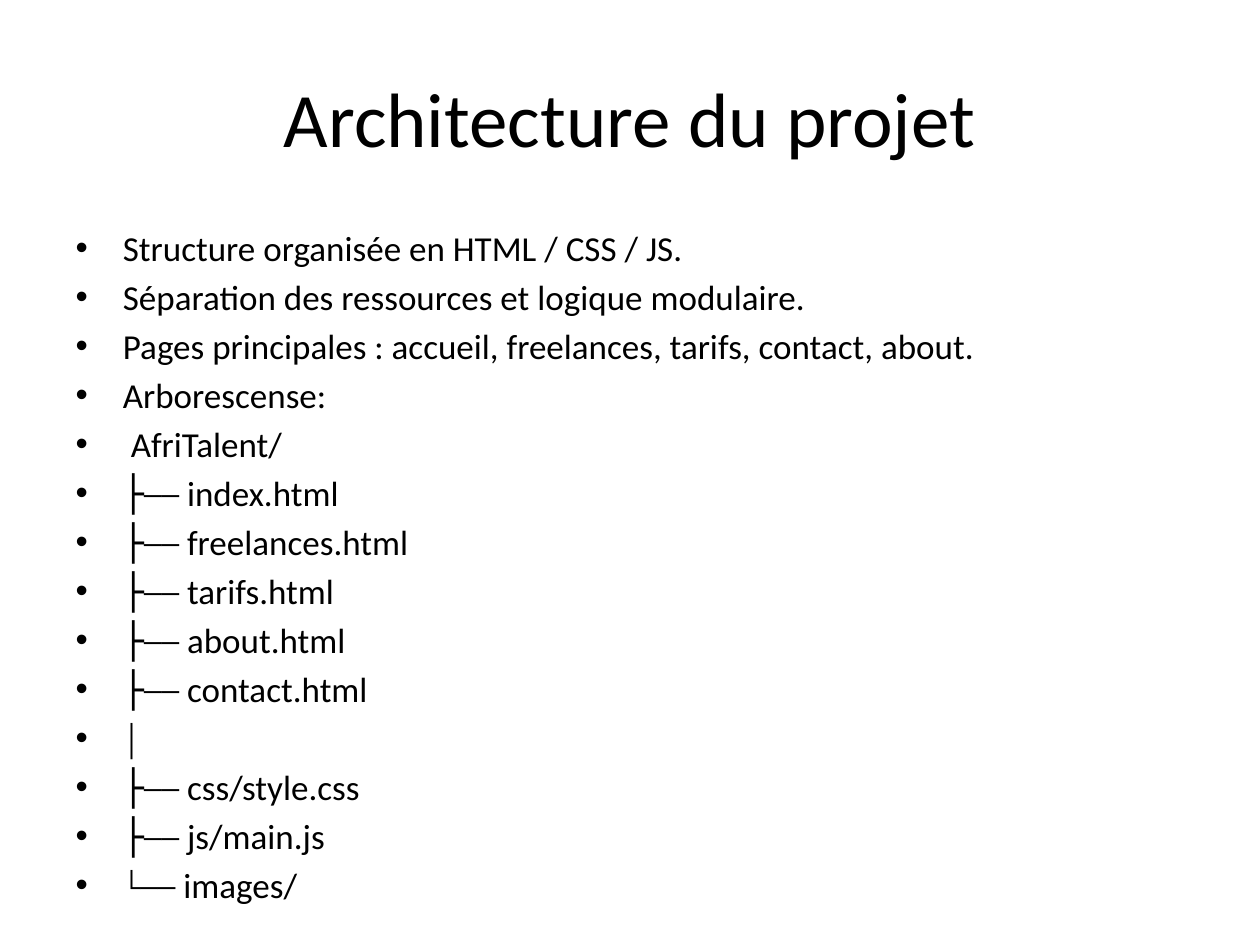
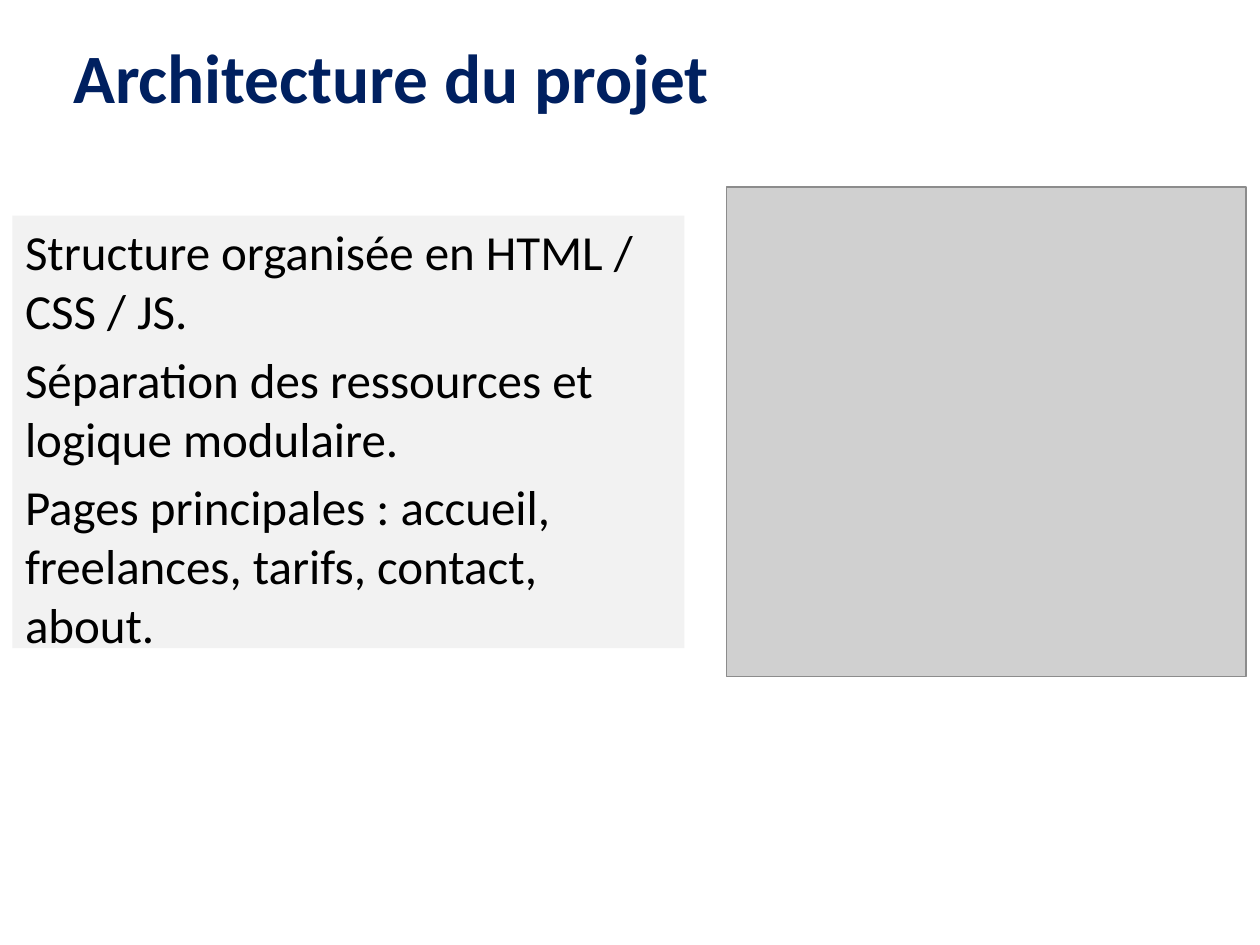
Before and after one commit to sophiesticated221/TIMERA-OUMOULKHAIRI-AfriTalent, a slide deck: slide 6 of docs/TIMERA_OUMOULKHAIRI_Presentation.pptx. Drawn at 1260x945 pixels with LibreOffice and Linux fonts; fonts in the diff are those of the drawing; grey boxes stand for pictures. Boxes give left, top, right and bottom in pixels: in the first picture for what was removed or moved away, otherwise in the second. Text is boxed around its words. In the diff, an @@ line names an element or a change of style, - is before the commit and + after.

```diff
--- a/docs/TIMERA_OUMOULKHAIRI_Presentation.pptx
+++ b/docs/TIMERA_OUMOULKHAIRI_Presentation.pptx
@@ title "Architecture du projet": place and size @@
-title "Architecture du projet" at (284,93,975,161)
+title "Architecture du projet" at (73,54,708,115)
@@ title "Architecture du projet" at (73,54,708,115): size 44 to 39.6 pt, text colour #000000 to #002060, bold on @@
@@ picture added at (726,186,1245,677) @@
@@ rectangle added at (13,215,684,648), fill #F2F2F2, 28 pt, text #000000 @@
+Structure organisée en HTML / CSS / JS.
+Séparation des ressources et logique modulaire.
+Pages principales : accueil, freelances, tarifs, contact, about.
@@ text removed at (123,237,974,855) @@
-• Structure organisée en HTML / CSS / JS.
-• Séparation des ressources et logique modulaire.
-• Pages principales : accueil, freelances, tarifs, contact, about.
-• Arborescense:
-• AfriTalent/
-• ├── index.html
-• ├── freelances.html
-• ├── tarifs.html
-• ├── about.html
-• ├── contact.html
-• │
-• ├── css/style.css
-• ├── js/main.js
-• └── images/
```
Also in this commit, not shown: 14 other slides changed.
